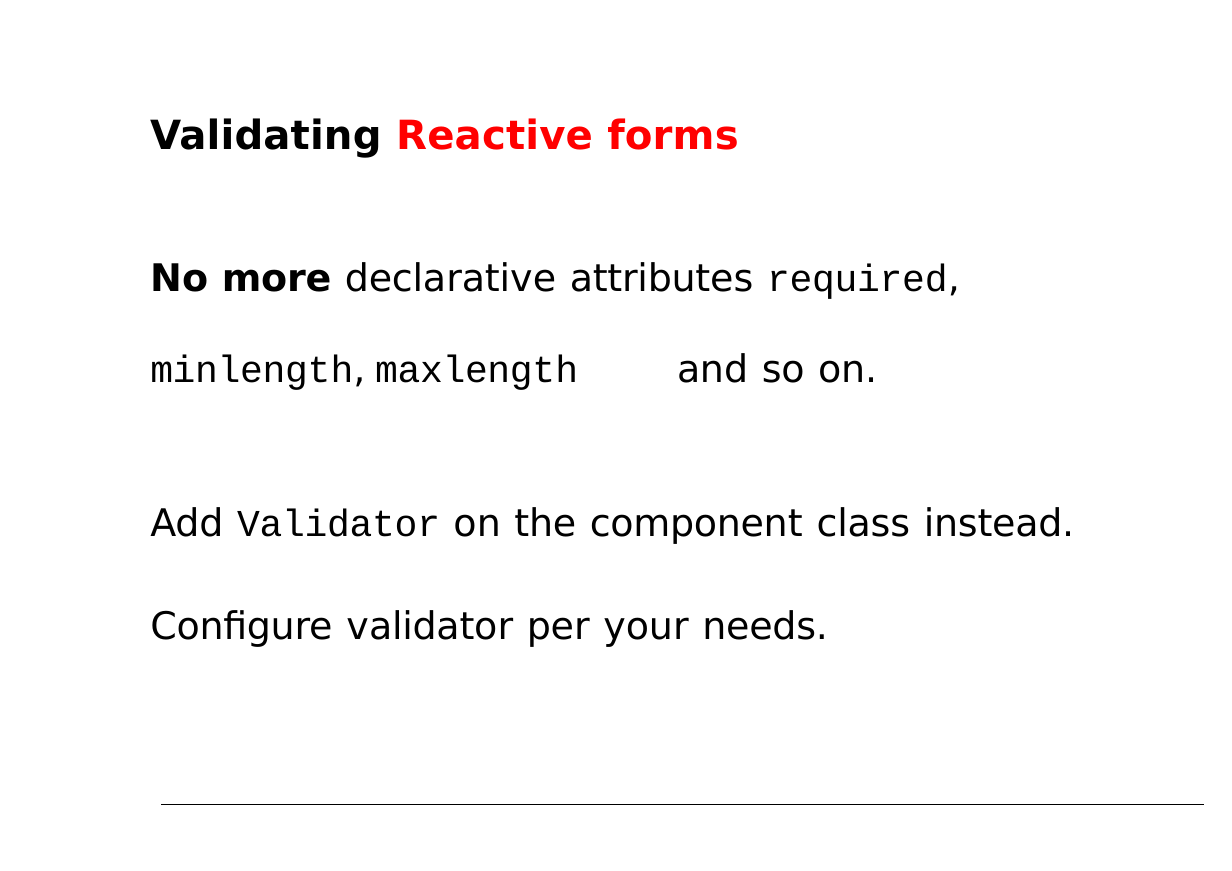
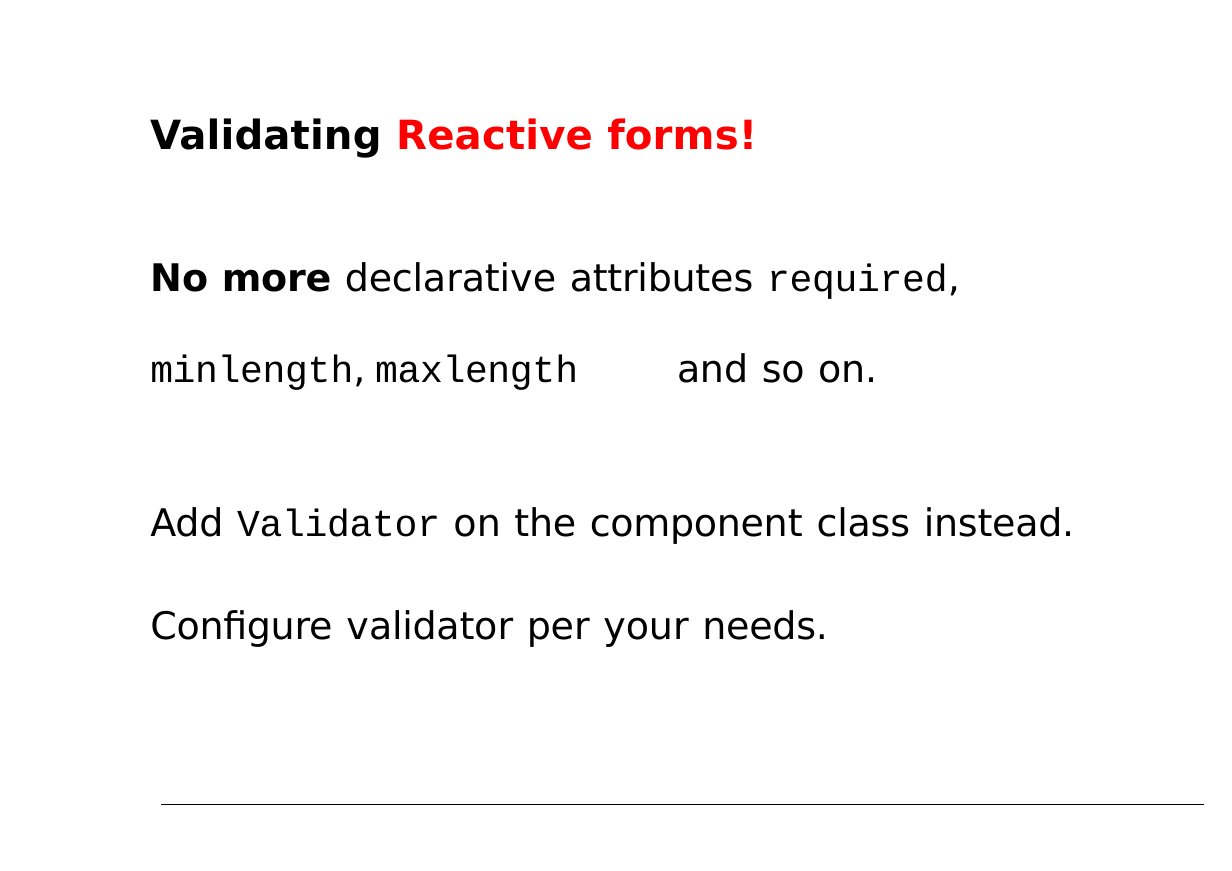
Before and after one commit to petereijgermans11/accelerator-programma, a slide deck: slide 54 of forms/Angular Forms.pptx. Drawn at 1232x871 pixels with LibreOffice and Linux fonts; fonts in the diff are those of the drawing. Boxes give left, top, right and bottom in pixels: in the first picture for what was removed or moved away, otherwise in the second. Text is boxed around its words. In the diff, an @@ line names an element or a change of style, - is before the commit and + after.

Commit message:
forms changed text

```diff
--- a/forms/Angular Forms.pptx
+++ b/forms/Angular Forms.pptx
@@ title at [150, 118, 757, 158]: text changed @@
-Validating Reactive forms
+Validating Reactive forms!
```
Also in this commit, not shown: 1 other slide changed, 1 slide added, 9 other files.
